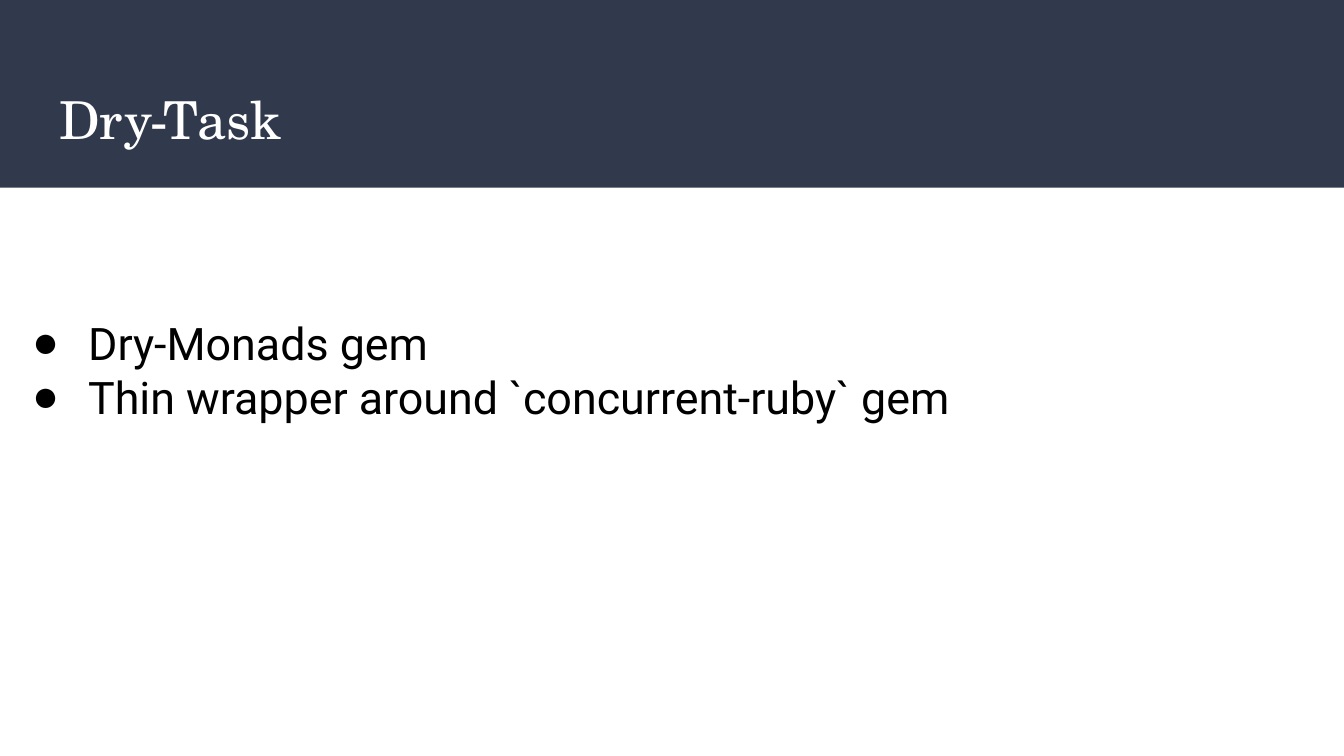
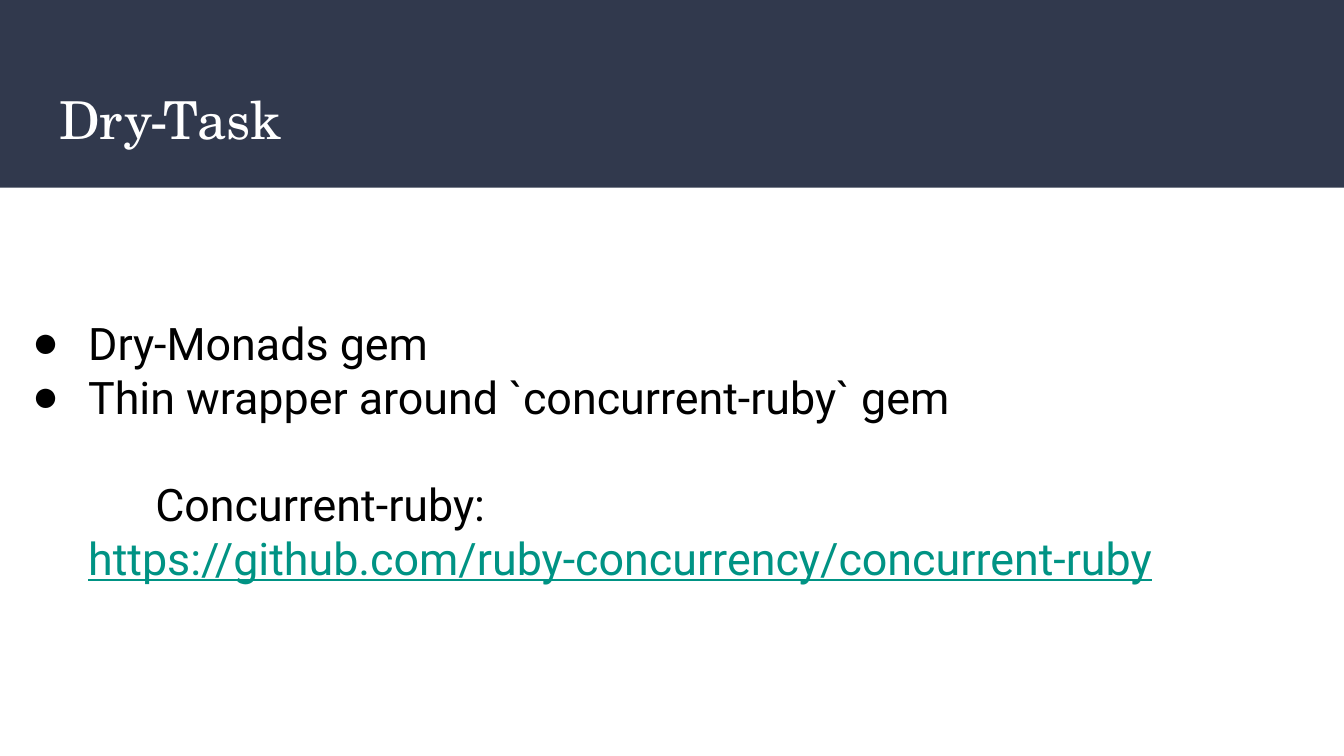
Before and after one commit to timgluz/dryrb_talk, a slide deck: slide 5 of slides/Drygems_in_action.pptx. Drawn at 1344x756 pixels with LibreOffice and Linux fonts; fonts in the diff are those of the drawing. Boxes give left, top, right and bottom in pixels: in the first picture for what was removed or moved away, otherwise in the second. Text is boxed around its words. In the diff, an @@ line names an element or a change of style, - is before the commit and + after.

```diff
--- a/slides/Drygems_in_action.pptx
+++ b/slides/Drygems_in_action.pptx
@@ text at <box>88,487,1152,585</box>: paragraphs added @@
+Concurrent-ruby:
+https://github.com/ruby-concurrency/concurrent-ruby
```
Also in this commit, not shown: 2 other slides changed, 3 other files.
